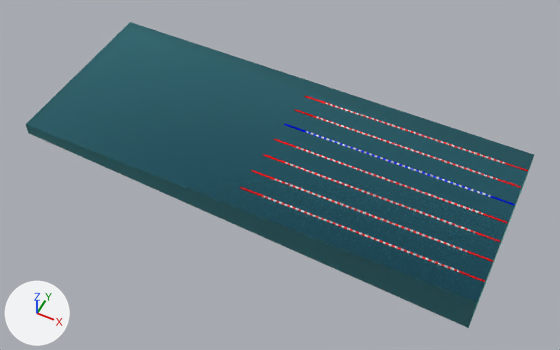
A saved change to the Blender file nhs.blend.
Both versions are drawn from a 50 mm camera at (26.1, -51.2, 58.6) aimed at (1.2, -1.4, -3.7). The lights are fixed; the arrows at lower left show +X, +Y and +Z. The same objects are shown in both versions, whatever each file hides.

Script lines for the objects in view, before the commit:
```python
ob_ropes = bpy.data.objects.new('Ropes', me_cylinder)
ob_ropes.location = (24.84, -7.56, 0.0)
ob_ropes.rotation_euler = (1.571, 0.0, 1.571)  # degrees (90, 0, 90)
ob_ropes.scale = (0.1, 0.1, 0.1)
ob_water = bpy.data.objects.new('Water', me_cube)
ob_water.location = (0.0, 0.0, -0.5)
ob_water.scale = (25.0, 10.0, 0.5)
```
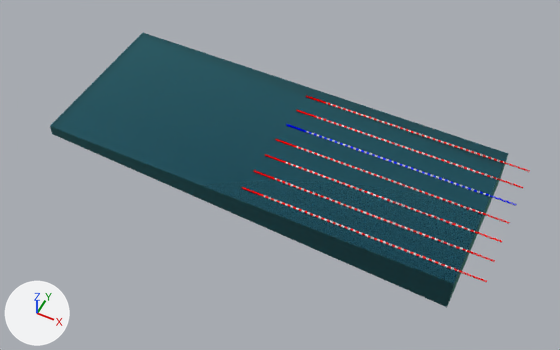
The change, as a list of edits to the scene's bpy script:
```text
Change mat_water:
    remove n0 = _N.new('ShaderNodeLayerWeight'); n0.name = 'Layer Weight'
    remove n1 = _N.new('ShaderNodeOutputMaterial'); n1.name = 'Material Output'
    where n3 = _N.new('ShaderNodeBsdfAnisotropic'); n3.name = 'Glossy BSDF'
    n3.inputs[1].default_value: 1.155 -> 0.346  # 'Roughness'
    add n5 = _N.new('ShaderNodeMixShader'); n5.name = 'Mix Shader'
    add n1 = _N.new('ShaderNodeOutputMaterial'); n1.name = 'Material Output'
    remove n5 = _N.new('ShaderNodeMixShader'); n5.name = 'Mix Shader'
    add n0 = _N.new('ShaderNodeLayerWeight'); n0.name = 'Layer Weight'
Change ob_water:
    ob_water.scale: (25.0, 10.0, 0.5) -> (22.5, 9.02, 0.451)
Change ob_ropes:
    ob_ropes.location: (24.84, -7.56, 0.0) -> (25.0, -7.5, 0.0)
```

Changed parts and their boxes [x1, y1, x2, y2] in the pictures (560 x 350 px):
'Water', surface changed, rescaled (10% narrower, 10% shorter)
    before: [25, 22, 534, 328]
    after: [50, 33, 508, 307]
'Ropes', moved
    before: [240, 96, 528, 282]
    after: [242, 95, 530, 282]
